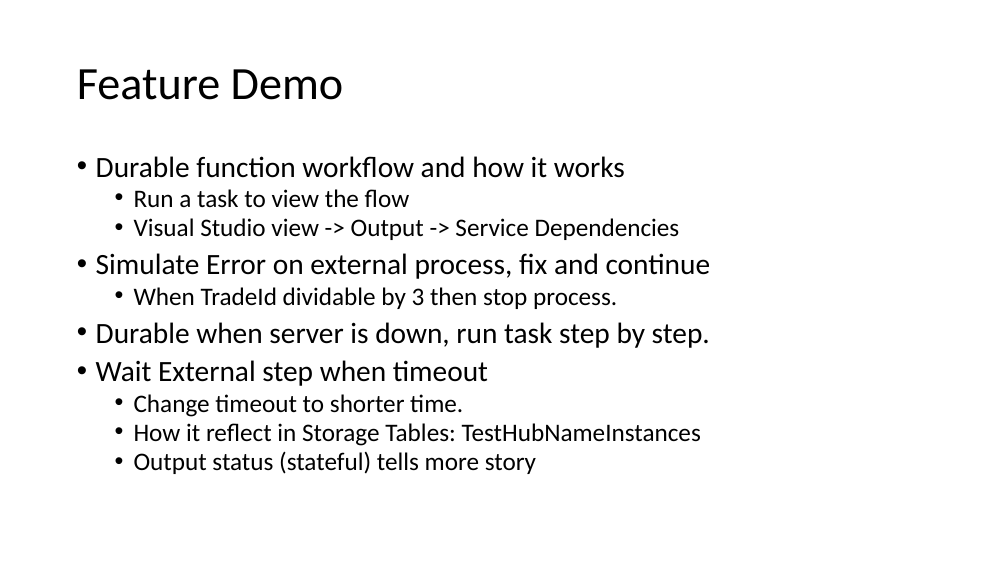
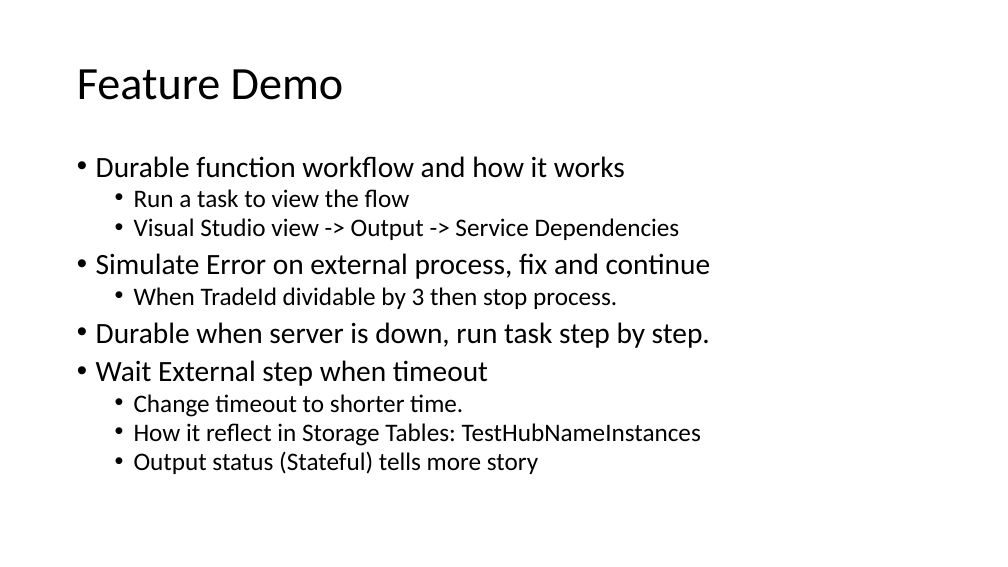
Before and after one commit to SnowFox108/DurableForFun, a slide deck: slide 2 of SupportFiles/Workflow.pptx. Drawn at 1008x567 pixels with LibreOffice and Linux fonts; fonts in the diff are those of the drawing. Boxes give left, top, right and bottom in pixels: in the first picture for what was removed or moved away, otherwise in the second. Text is boxed around its words. In the diff, an @@ line names an element or a change of style, - is before the commit and + after.

```diff
--- a/SupportFiles/Workflow.pptx
+++ b/SupportFiles/Workflow.pptx
@@ text at [134,451,538,474]: text changed @@
-  • Output status (stateful) tells more story
+  • Output status (Stateful) tells more story
```
Also in this commit, not shown: 2 other files.
